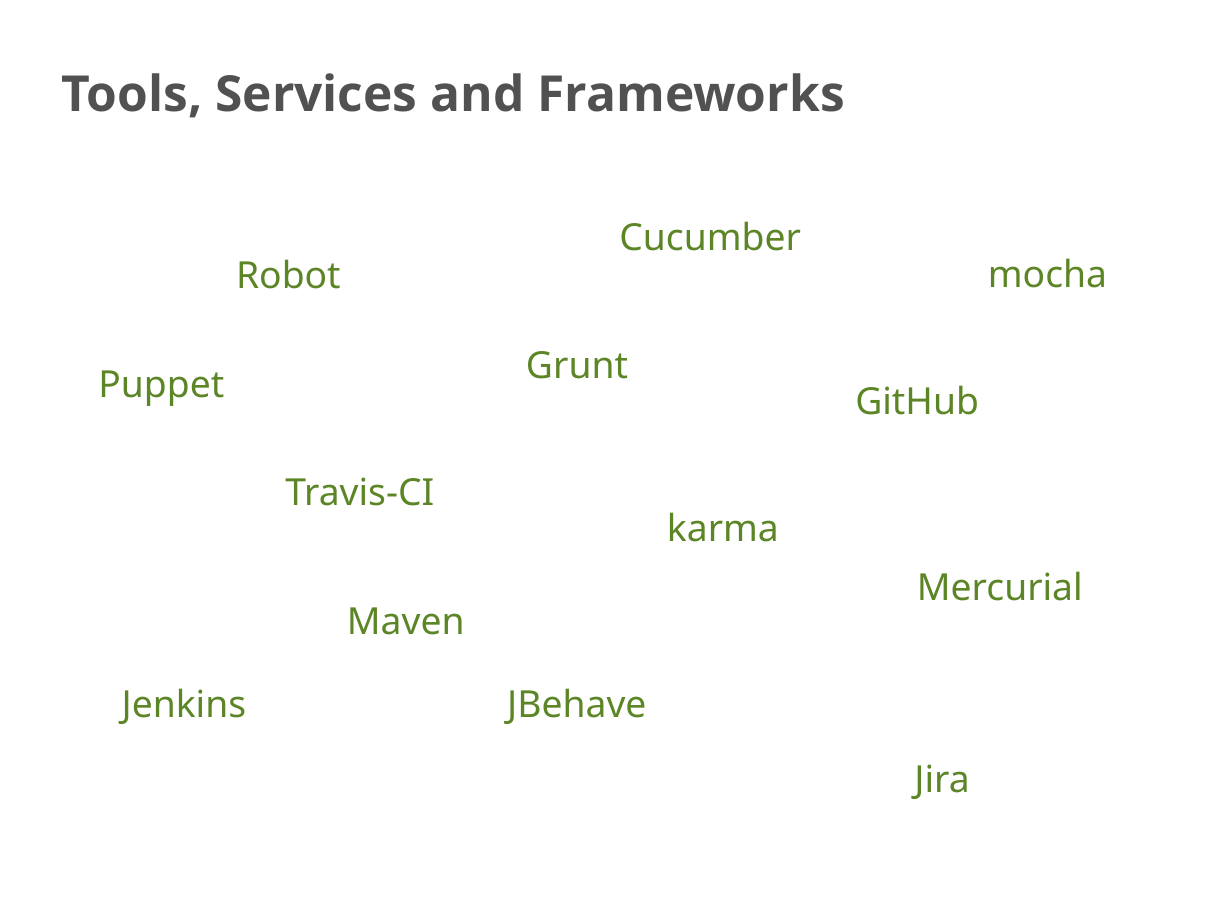
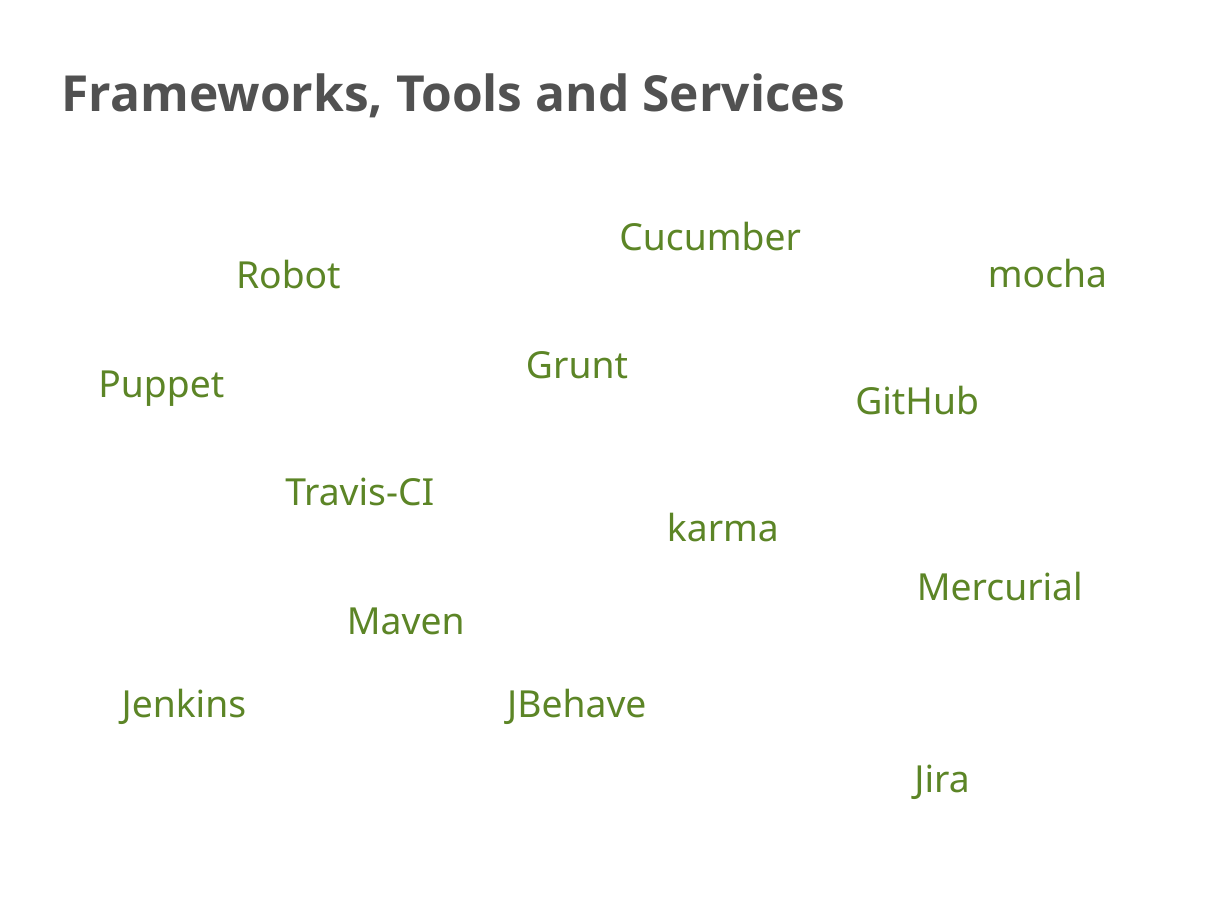
Before and after one commit to codecentric/movie-database-node, a slide deck: slide 5 of frameworks-tools-services-slides/agile-javascript-frameworks-tools-services.odp. Drawn at 1232x924 pixels with LibreOffice and Linux fonts; fonts in the diff are those of the drawing; background and template pictures are left out. Boxes give left, top, right and bottom in pixels: in the first picture for what was removed or moved away, otherwise in the second. Text is boxed around its words. In the diff, an @@ line names an element or a change of style, - is before the commit and + after.

Commit message:
doc(slides): Update frameworks-tools-services slides.

```diff
--- a/frameworks-tools-services-slides/agile-javascript-frameworks-tools-services.odp
+++ b/frameworks-tools-services-slides/agile-javascript-frameworks-tools-services.odp
@@ title at <box>62,73,845,118</box>: text changed @@
-Tools, Services and Frameworks
+Frameworks, Tools and Services
```
Also in this commit, not shown: 9 other slides changed, 1 slide added, 1 other file.
